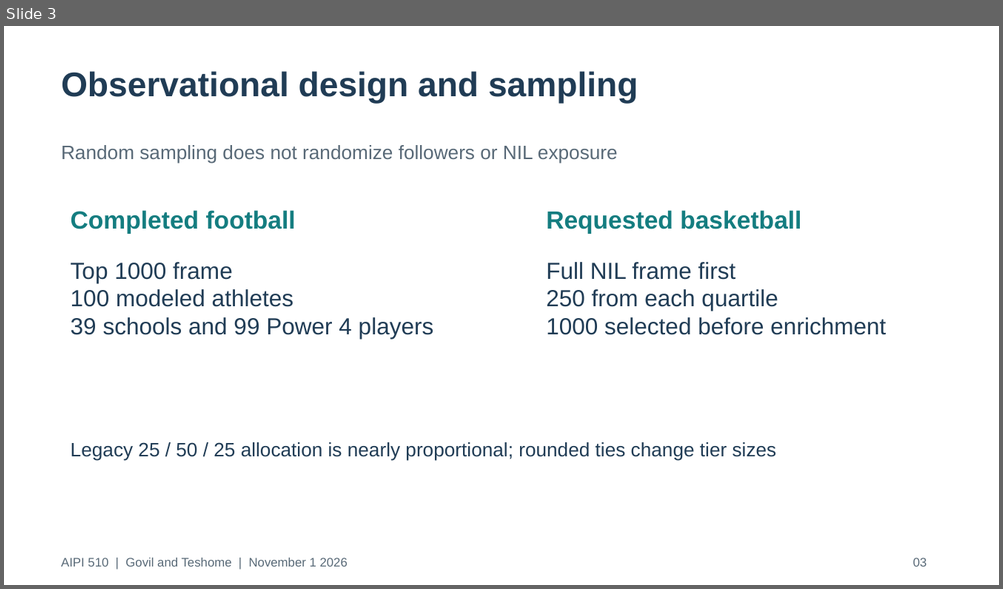
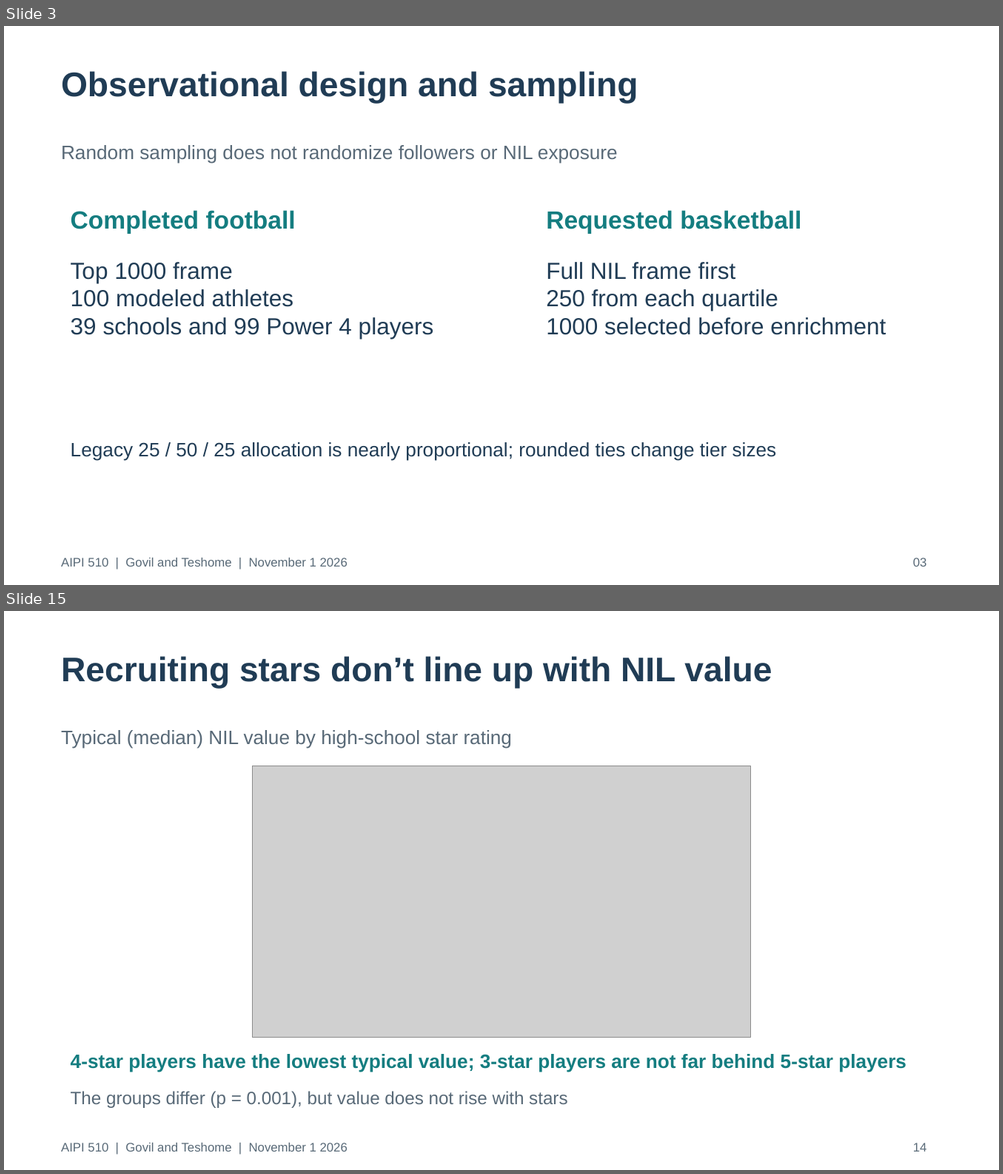
Before and after one commit to govrahul/aipi510_project2, a slide deck: deliverables/project2_presentation.pptx. Shown one above the other, each under a label of ours: slide 3 before the commit, slides 3 and 15 after it; the slides between them are not shown. The pictures are 1003x589 and 1003x1174 pixels, drawn with LibreOffice and Linux fonts; fonts in the diff are those of the drawing; grey boxes stand for pictures. Boxes give left, top, right and bottom in pixels: in the first picture for what was removed or moved away, otherwise in the second. Text is boxed around its words. In the diff, an @@ line names an element or a change of style, - is before the commit and + after.

```diff
--- a/deliverables/project2_presentation.pptx
+++ b/deliverables/project2_presentation.pptx
@@ slide 15 added at [4, 611, 999, 1170], background #FFFFFF @@
@@ text added at [61, 656, 771, 688], 33 pt, text #203C55, bold @@
+Recruiting stars don’t line up with NIL value
@@ text added at [61, 730, 512, 749], 18.8 pt, text #586977 @@
+Typical (median) NIL value by high-school star rating
@@ picture added at [253, 766, 750, 1038] @@
@@ text added at [71, 1054, 906, 1072], 18.8 pt, text #147D80, bold @@
+4-star players have the lowest typical value; 3-star players are not far behind 5-star players
@@ text added at [71, 1091, 567, 1108], 17.2 pt, text #586977 @@
+The groups differ (p = 0.001), but value does not rise with stars
@@ text added at [61, 1143, 347, 1152], 12 pt, text #586977 @@
+AIPI 510 | Govil and Teshome | November 1 2026
@@ text added at [913, 1143, 927, 1152], 12 pt, text #586977 @@
+14
```
Also in this commit, not shown: 4 slides changed, 10 other slides added, 2 slides removed, 43 other files.
